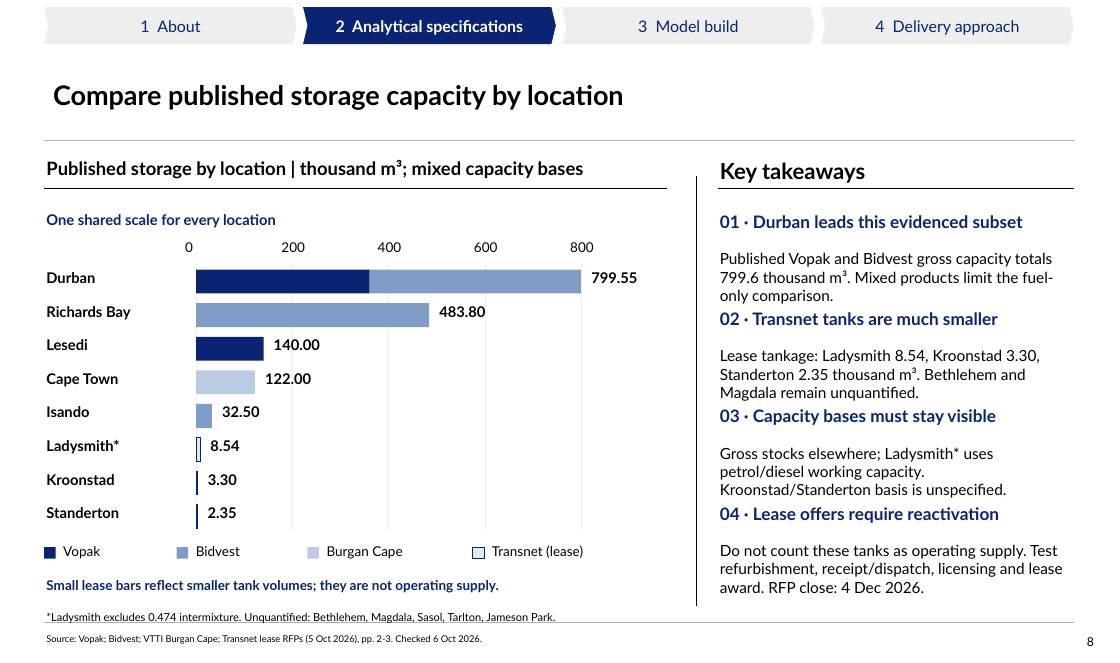
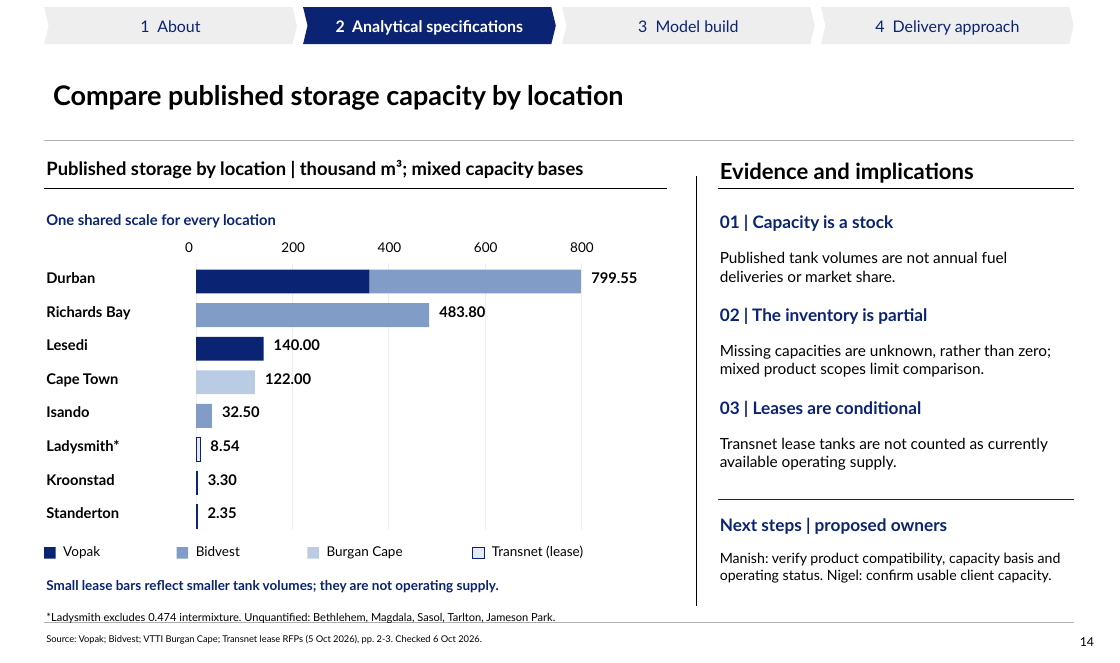
Before and after one commit to Africa-International-Advisors/liquid_fuels_model, a slide deck: slide 14 of pptx/output/delivered/Vopak_Week1_Analytical_Pack_2026_10_06.pptx (slide 8 before the commit). Drawn at 1120x663 pixels with LibreOffice and Linux fonts; fonts in the diff are those of the drawing; background and template pictures are left out. Boxes give left, top, right and bottom in pixels: in the first picture for what was removed or moved away, otherwise in the second. Text is boxed around its words. In the diff, an @@ line names an element or a change of style, - is before the commit and + after.

Commit message:
Lead Week 1 pack with SCR and separate findings from next steps
Move partner SCR overview after cover. Add six labelled evidence-gap deep dives covering national balance and ports, demand drivers, refinery scenarios, route costs, actual share and contestability, and deferred investment. Preserve regional competitor detail and existing exhibits. Deliver matching 16-page PPT and PDF under stable filenames, with prior delivery archived. PowerPoint visual review and package checks passed; governance retains 50 existing open exceptions.

```diff
--- a/pptx/output/delivered/Vopak_Week1_Analytical_Pack_2026_10_06.pptx
+++ b/pptx/output/delivered/Vopak_Week1_Analytical_Pack_2026_10_06.pptx
@@ text at (720,162,973,183): text changed @@
-Key takeaways
+Evidence and implications
@@ text at (720,215,893,231): text changed @@
-01 · Durban leads this evidenced subset
+01 | Capacity is a stock
@@ text at (720,251,1008,282): text changed @@
-Published Vopak and Bidvest gross capacity totals 799.6 thousand m³. Mixed products limit the fuel-only comparison.
+Published tank volumes are not annual fuel deliveries or market share.
@@ text removed at (720,312,998,325) @@
-02 · Transnet tanks are much smaller
@@ text added at (720,308,927,324), 14 pt, text #0A2373, bold @@
+02 | The inventory is partial
@@ text removed at (720,349,1040,401) @@
-Lease tankage: Ladysmith 8.54, Kroonstad 3.30, Standerton 2.35 thousand m³. Bethlehem and Magdala remain unquantified.
@@ text added at (720,344,1051,377), 12.5 pt, text #000000 @@
+Missing capacities are unknown, rather than zero; mixed product scopes limit comparison.
@@ text at (720,401,922,414): text changed @@
-03 · Capacity bases must stay visible
+03 | Leases are conditional
@@ text removed at (720,447,1006,498) @@
-Gross stocks elsewhere; Ladysmith* uses petrol/diesel working capacity. Kroonstad/Standerton basis is unspecified.
@@ text added at (720,437,1048,470), 12.5 pt, text #000000 @@
+Transnet lease tanks are not counted as currently available operating supply.
@@ line added from (718, 499) to (1074, 499), #0A2373 0.8 pt @@
@@ text removed at (720,507,999,523) @@
-04 · Lease offers require reactivation
@@ text added at (720,518,947,534), 14 pt, text #0A2373, bold @@
+Next steps | proposed owners
@@ text removed at (720,544,1063,593) @@
-Do not count these tanks as operating supply. Test refurbishment, receipt/dispatch, licensing and lease award. RFP close: 4 Dec 2026.
@@ text added at (720,552,1061,583), 11.5 pt, text #000000 @@
+Manish: verify product compatibility, capacity basis and operating status. Nigel: confirm usable client capacity.
@@ page number at (1080,637,1094,646): text changed @@
-8
+14
```
Also in this commit, not shown: 7 other slides changed, 6 slides added, 6 other files.
